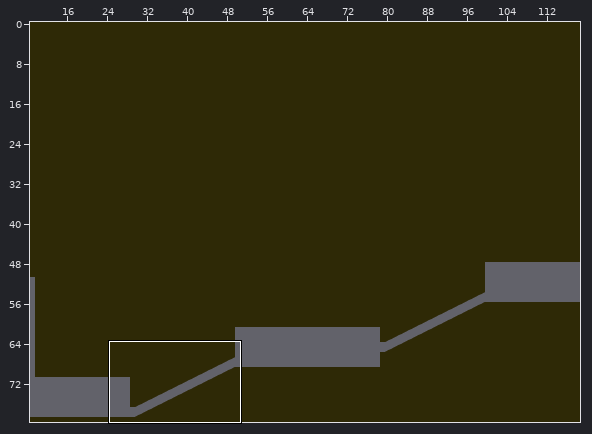
Two states of a Tiled map, New Unity Project/Assets/SuperTiled2Unity/Import(GE)/3rd_Level.tmx. The first picture is a wide view before the edit; the outline marks the close-up.
Close-up. Before the commit:
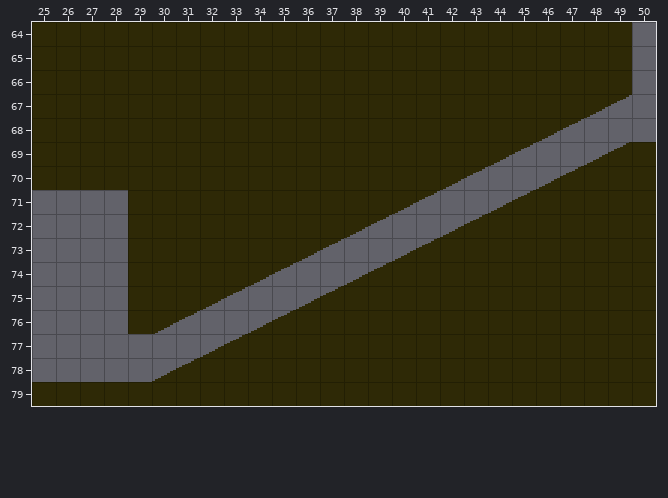
Cells are 16x16 px. Shown: x 25..50, y 64..79. The commit also changed other parts of the map, which this record leaves out.
After the commit:
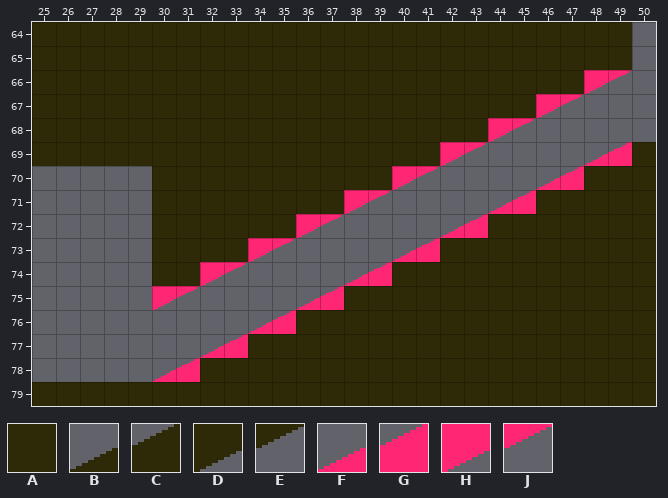
Key: from "3rd_Level": A 0, B 20, C 21, D 27, E 28; from "Prototype_1": F 20, G 21, H 27, J 28.
_ is an empty cell.
Diff:
{"where": "layer \"Tile Layer 1\""}
{"y":66,"x":48,"old":"AA","new":"HJ"}
{"y":67,"x":46,"old":"AADE","new":"HJ__"}
{"y":68,"x":44,"old":"AADE","new":"HJ__"}
{"y":69,"x":42,"old":"AADE","new":"HJ__"}
{"y":69,"x":48,"old":"BC","new":"FG"}
{"y":70,"x":25,"old":"AAAAA","new":"_____"}
{"y":70,"x":40,"old":"AADE","new":"HJ__"}
{"y":70,"x":46,"old":"BC","new":"FG"}
{"y":71,"x":29,"old":"A","new":"_"}
{"y":71,"x":38,"old":"AADE","new":"HJ__"}
{"y":71,"x":44,"old":"BC","new":"FG"}
{"y":72,"x":29,"old":"A","new":"_"}
{"y":72,"x":36,"old":"AADE","new":"HJ__"}
{"y":72,"x":42,"old":"BC","new":"FG"}
{"y":73,"x":29,"old":"A","new":"_"}
{"y":73,"x":34,"old":"AADE","new":"HJ__"}
{"y":73,"x":40,"old":"BC","new":"FG"}
{"y":74,"x":29,"old":"A","new":"_"}
{"y":74,"x":32,"old":"AADE","new":"HJ__"}
{"y":74,"x":38,"old":"BC","new":"FG"}
{"y":75,"x":29,"old":"AAADE","new":"_HJ__"}
{"y":75,"x":36,"old":"BC","new":"FG"}
{"y":76,"x":29,"old":"ADE","new":"___"}
{"y":76,"x":34,"old":"BC","new":"FG"}
{"y":77,"x":32,"old":"BC","new":"FG"}
{"y":78,"x":30,"old":"BC","new":"FG"}
